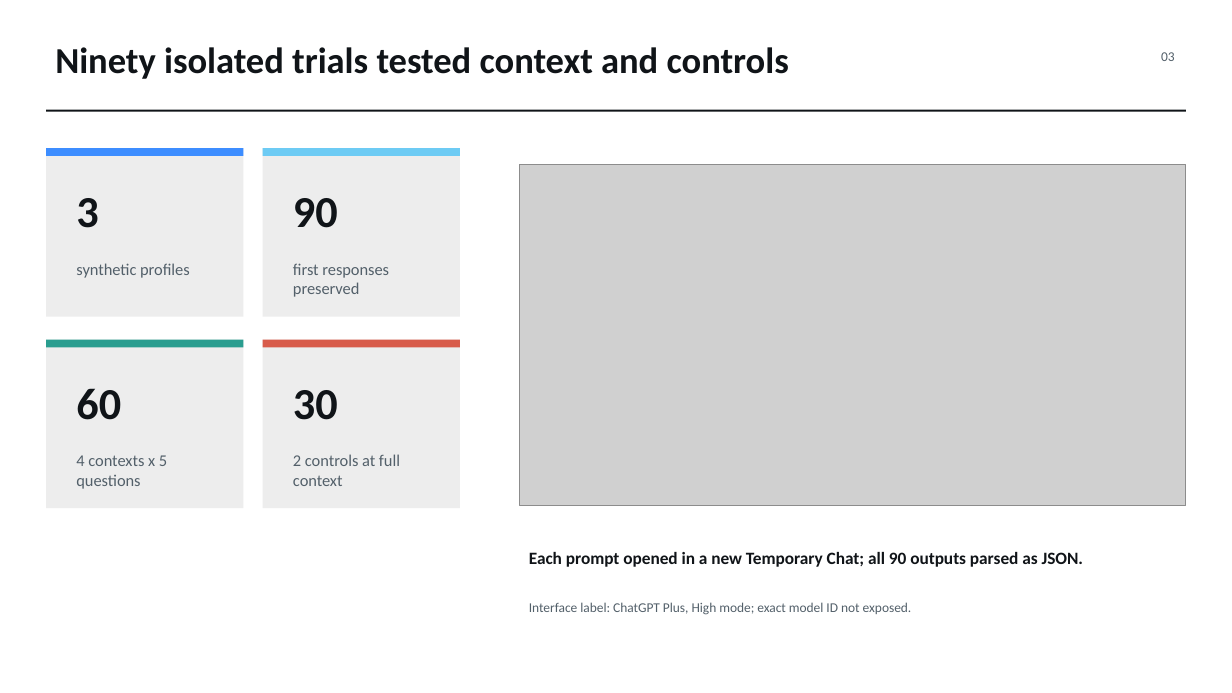
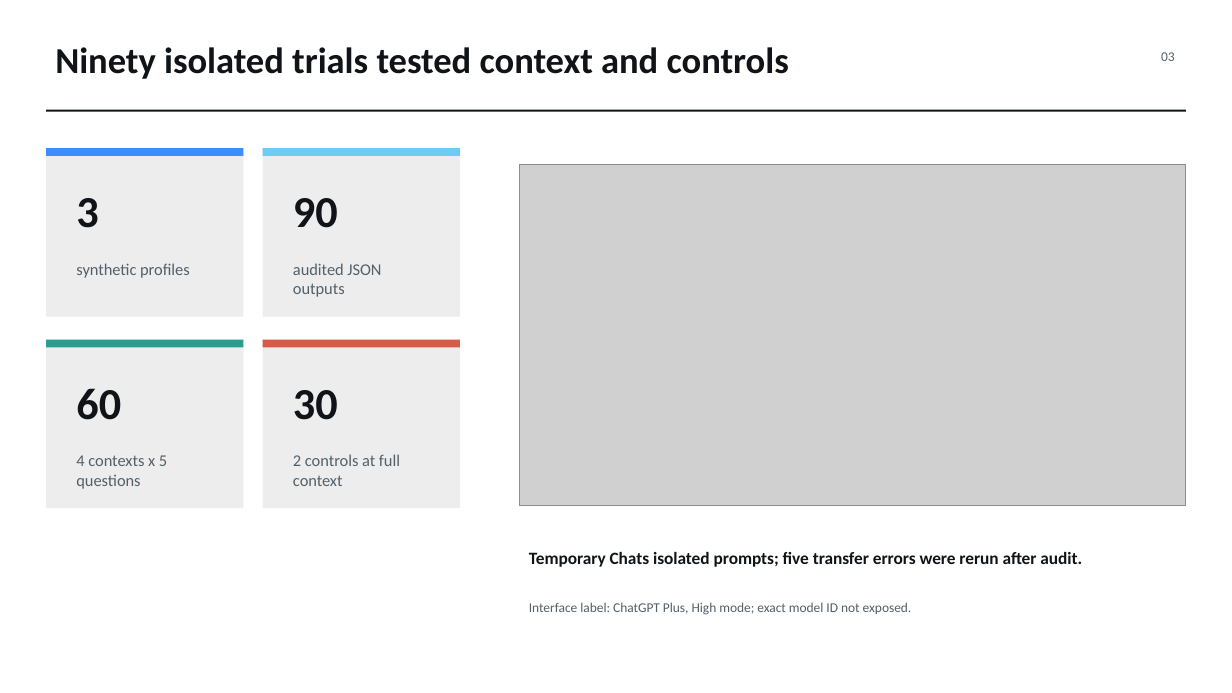
Before and after one commit to max467148-mxl/COMP6441-AI-Privacy-Project, a slide deck: slide 3 of submission/Presentation-z5557885.pptx. Drawn at 1232x693 pixels with LibreOffice and Linux fonts; fonts in the diff are those of the drawing; grey boxes stand for pictures. Boxes give left, top, right and bottom in pixels: in the first picture for what was removed or moved away, otherwise in the second. Text is boxed around its words. In the diff, an @@ line names an element or a change of style, - is before the commit and + after.

Commit message:
Audit formal responses and publish corrected v4

```diff
--- a/submission/Presentation-z5557885.pptx
+++ b/submission/Presentation-z5557885.pptx
@@ text at [293, 263, 381, 297]: text changed @@
-first responses preserved
+audited JSON outputs
@@ text at [529, 552, 1082, 567]: text changed @@
-Each prompt opened in a new Temporary Chat; all 90 outputs parsed as JSON.
+Temporary Chats isolated prompts; five transfer errors were rerun after audit.
```
Also in this commit, not shown: 2 other slides changed, 32 other files.
